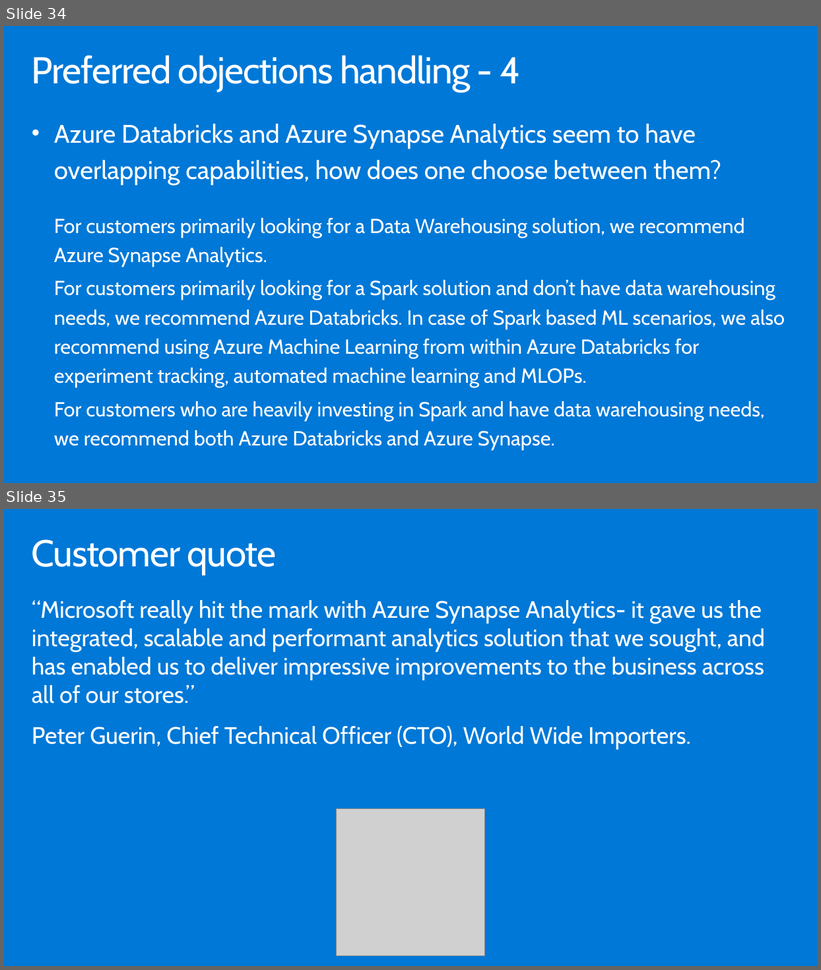
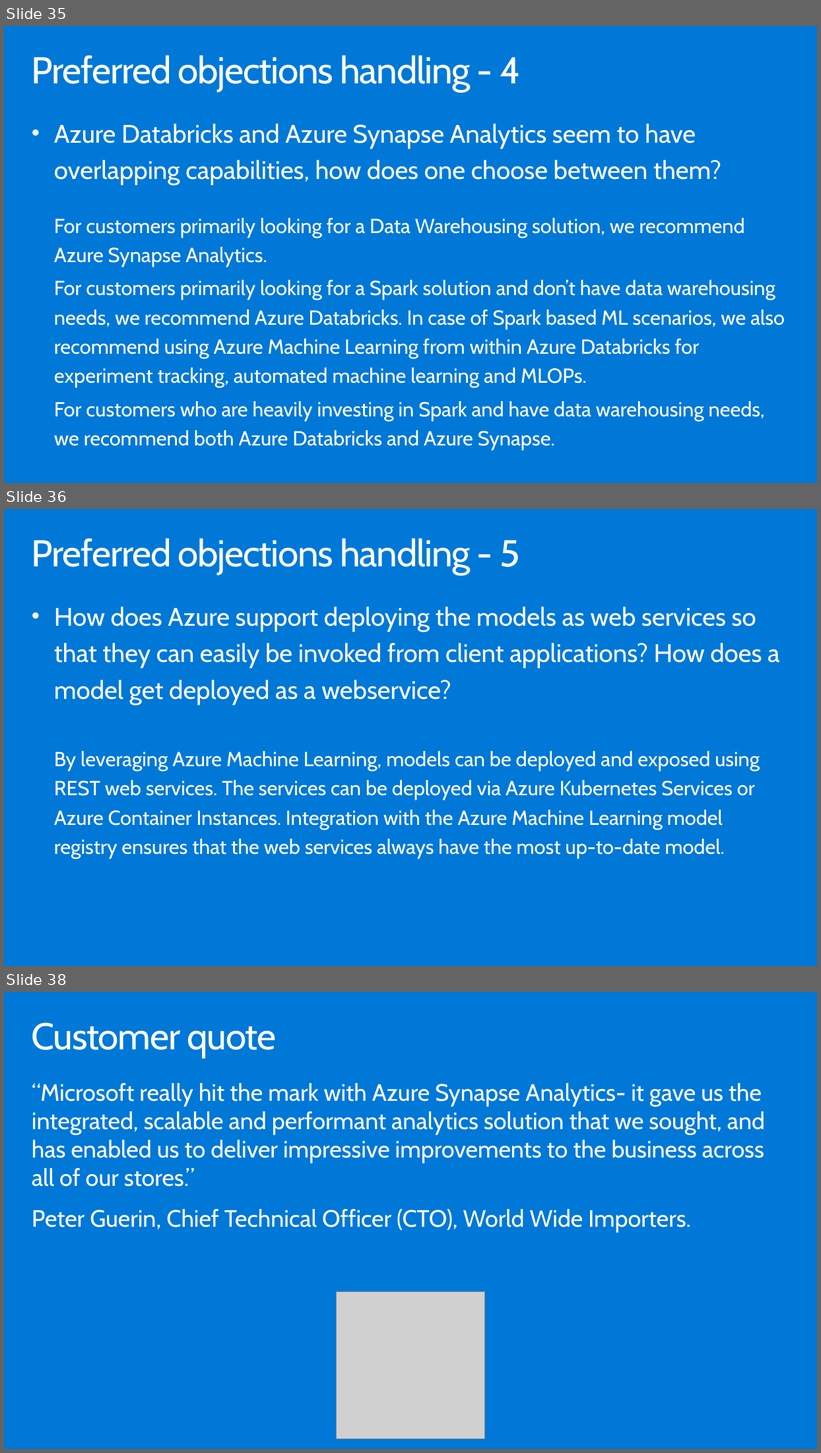
Before and after one commit to wangyihaier/MCW-Azure-Synapse-Analytics-and-AI, a slide deck: Whiteboard design session/WDS trainer presentation - Azure Synapse Analytics and AI.pptx. Shown one above the other, each under a label of ours: slides 34 and 35 before the commit, slides 35, 36 and 38 after it; the slides between them are not shown. The pictures are 821x970 and 821x1453 pixels, drawn with LibreOffice and Linux fonts; fonts in the diff are those of the drawing; grey boxes stand for pictures. Boxes give left, top, right and bottom in pixels: in the first picture for what was removed or moved away, otherwise in the second. Text is boxed around its words. In the diff, an @@ line names an element or a change of style, - is before the commit and + after.

```diff
--- a/Whiteboard design session/WDS trainer presentation - Azure Synapse Analytics and AI.pptx
+++ b/Whiteboard design session/WDS trainer presentation - Azure Synapse Analytics and AI.pptx
@@ slide 36 added at (4,509,817,966), background #0078D7 @@
@@ title added at (32,538,520,575), 44.1 pt, text #FFFFFF @@
+Preferred objections handling - 5
@@ text added at (54,607,780,859), 24 pt, text #FFFFFF @@
+• How does Azure support deploying the models as web services so that they can easily be invoked from client applications? How does a model get deployed as a webservice?
+  By leveraging Azure Machine Learning, models can be deployed and exposed using REST web services. The services can be deployed via Azure Kubernetes Services or Azure Container Instances. Integration with the Azure Machine Learning model registry ensures that the web services always have the most up-to-date model.
@@ what was slide 34 is now slide 35 @@
@@ what was slide 35 is now slide 38 @@
```
Also in this commit, not shown: 2 other slides added, 2 other files.
